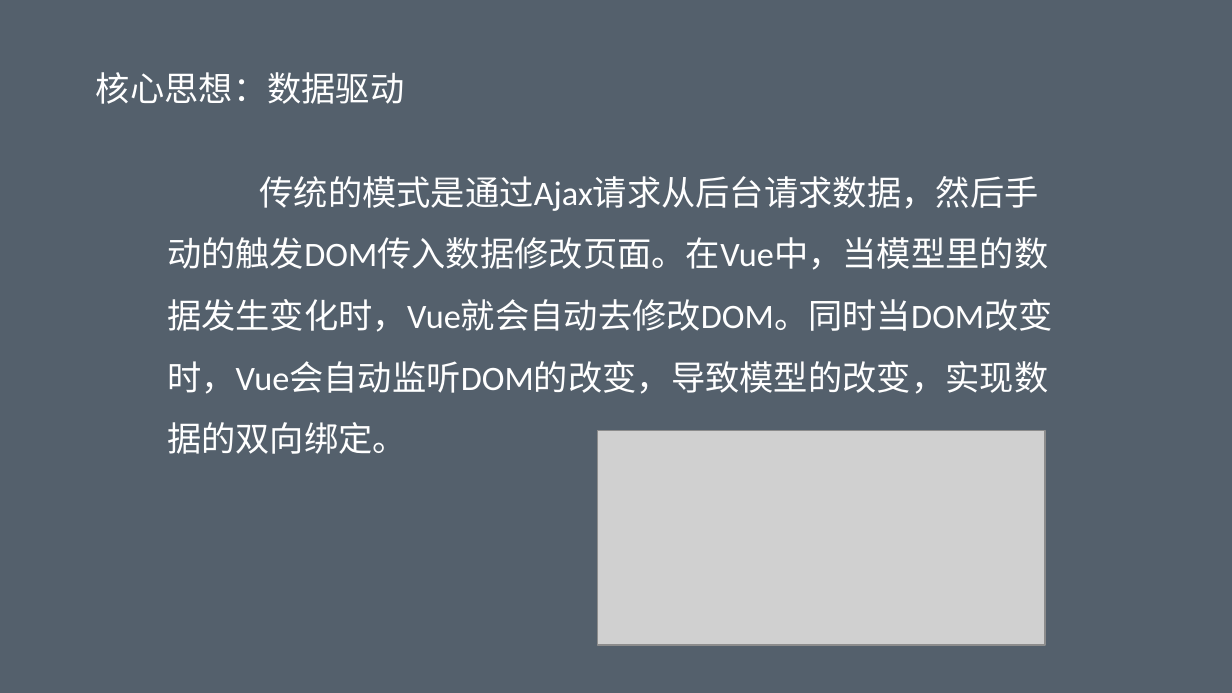
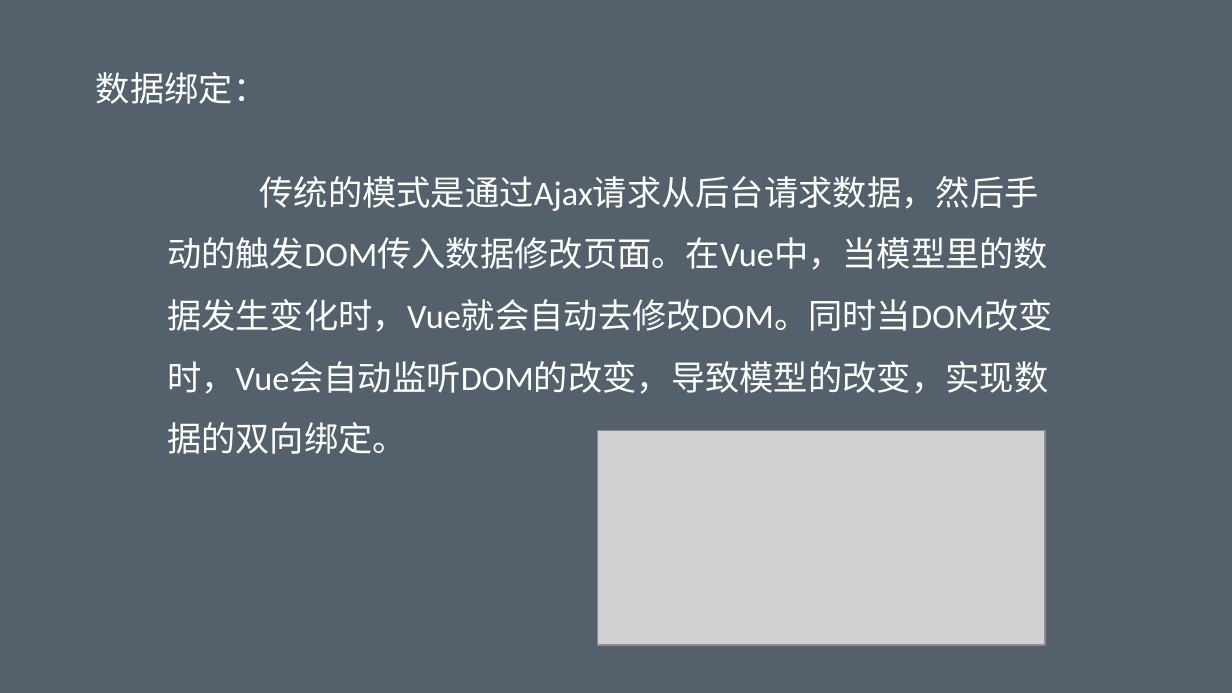
Before and after one commit to geekww/corlex, a slide deck: slide 25 of 自开发页面规范、ES6语法、vue.js技术介绍.pptx (slide 26 before the commit). Drawn at 1232x693 pixels with LibreOffice and Linux fonts; fonts in the diff are those of the drawing; grey boxes stand for pictures. Boxes give left, top, right and bottom in pixels: in the first picture for what was removed or moved away, otherwise in the second. Text is boxed around its words. In the diff, an @@ line names an element or a change of style, - is before the commit and + after.

```diff
--- a/自开发页面规范、ES6语法、vue.js技术介绍.pptx
+++ b/自开发页面规范、ES6语法、vue.js技术介绍.pptx
@@ text at bbox=[96, 72, 267, 104]: text changed @@
-核心思想：数据驱动
+数据绑定：
```
Also in this commit, not shown: 6 other slides changed, 5 slides added, 2 slides removed, 3 other files.
